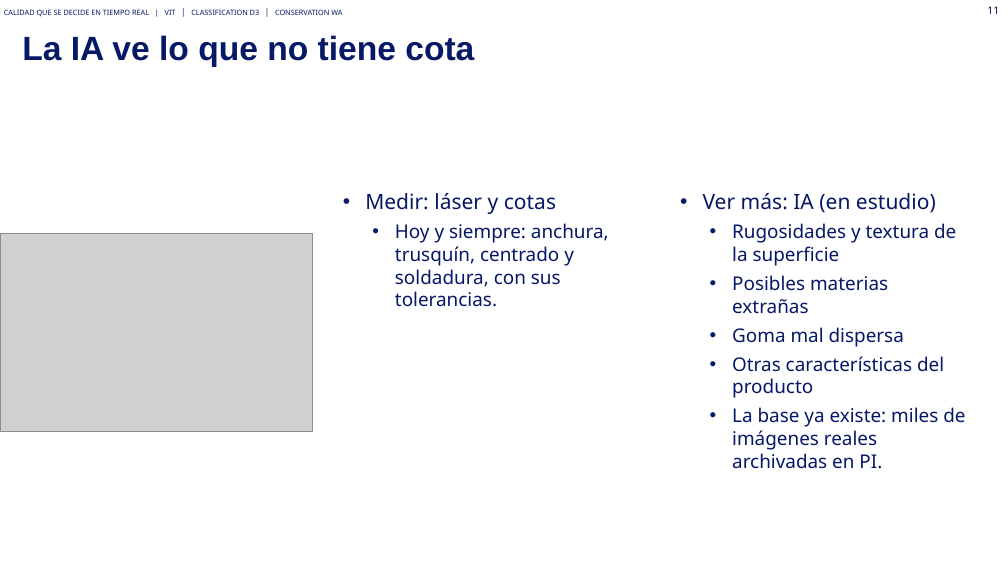
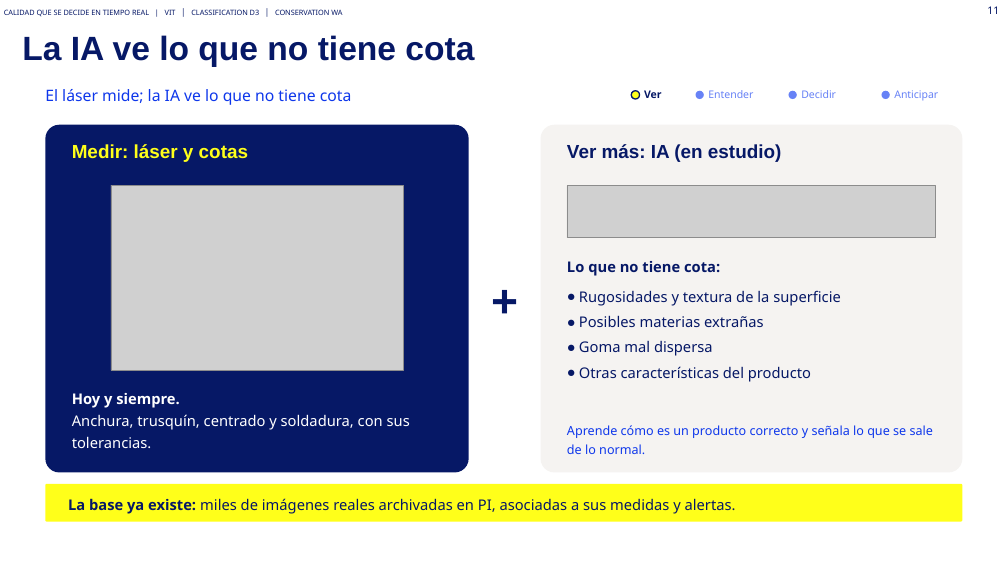
Before and after one commit to Asierenux/blank-app, a slide deck: slide 11 of presentaciones/Michelin_Hyundai_Fabricacion_Digital_ES_plantilla2026.pptx. Drawn at 1008x567 pixels with LibreOffice and Linux fonts; fonts in the diff are those of the drawing; grey boxes stand for pictures. Boxes give left, top, right and bottom in pixels: in the first picture for what was removed or moved away, otherwise in the second. Text is boxed around its words. In the diff, an @@ line names an element or a change of style, - is before the commit and + after.

```diff
--- a/presentaciones/Michelin_Hyundai_Fabricacion_Digital_ES_plantilla2026.pptx
+++ b/presentaciones/Michelin_Hyundai_Fabricacion_Digital_ES_plantilla2026.pptx
@@ text added at [45,89,352,105], 15 pt, text #0E37EB @@
+El láser mide; la IA ve lo que no tiene cota
@@ ellipse added at [631,91,640,99], fill #FFFF1A, outline #061866 1.25 pt @@
@@ text added at [644,90,662,98], 10 pt, text #061866, bold @@
+Ver
@@ ellipse added at [696,91,704,99], fill #6782F6 @@
@@ text added at [708,90,753,98], 10 pt, text #6782F6 @@
+Entender
@@ ellipse added at [789,91,797,99], fill #6782F6 @@
@@ text added at [801,90,836,98], 10 pt, text #6782F6 @@
+Decidir
@@ ellipse added at [882,91,890,99], fill #6782F6 @@
@@ text added at [894,90,938,101], 10 pt, text #6782F6 @@
+Anticipar
@@ rounded rectangle added at [45,125,469,473], fill #061866 @@
@@ text added at [72,144,248,162], 18 pt, text #FFFF1A, bold @@
+Medir: láser y cotas
@@ rounded rectangle added at [541,125,963,473], fill #F5F3F1 @@
@@ text added at [567,144,781,162], 18 pt, text #061866, bold @@
+Ver más: IA (en estudio)
@@ rectangle added at [72,181,442,374], fill #061866 @@
@@ picture: place and size @@
-picture at [0,234,313,432]
+picture at [111,185,404,371]
@@ picture added at [567,185,936,237] @@
@@ text removed at [703,193,965,469] @@
-• Ver más: IA (en estudio)
-  • Rugosidades y textura de la superficie
-  • Posibles materias extrañas
-  • Goma mal dispersa
-  • Otras características del producto
-  • La base ya existe: miles de imágenes reales archivadas en PI.
@@ text added at [473,268,537,329], 44 pt, text #061866, bold @@
++
@@ text added at [567,261,720,276], 14 pt, text #061866, bold @@
+Lo que no tiene cota:
@@ text added at [579,290,841,382], 14 pt, text #061866 @@
+● Rugosidades y textura de la superficie
+● Posibles materias extrañas
+● Goma mal dispersa
+● Otras características del producto
@@ text at [72,393,410,448]: text changed; size 18 to 14 pt; text colour #061866 to #FFFFFF @@
-• Medir: láser y cotas
-  • Hoy y siempre: anchura, trusquín, centrado y soldadura, con sus tolerancias.
+Hoy y siempre.
+Anchura, trusquín, centrado y soldadura, con sus tolerancias.
@@ text added at [567,425,933,454], 12 pt, text #0E37EB @@
+Aprende cómo es un producto correcto y señala lo que se sale de lo normal.
@@ rounded rectangle added at [45,484,963,522], fill #FFFF1A @@
@@ text added at [68,498,736,514], 14 pt, text #061866 @@
+La base ya existe: miles de imágenes reales archivadas en PI, asociadas a sus medidas y alertas.
```
Also in this commit, not shown: 25 other slides changed, 1 other file.
